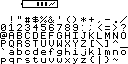
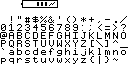
The second 128px x 64px image is a revision of the first. Changes to its layers:
painted on "背景" over [18, 50, 115, 63]
